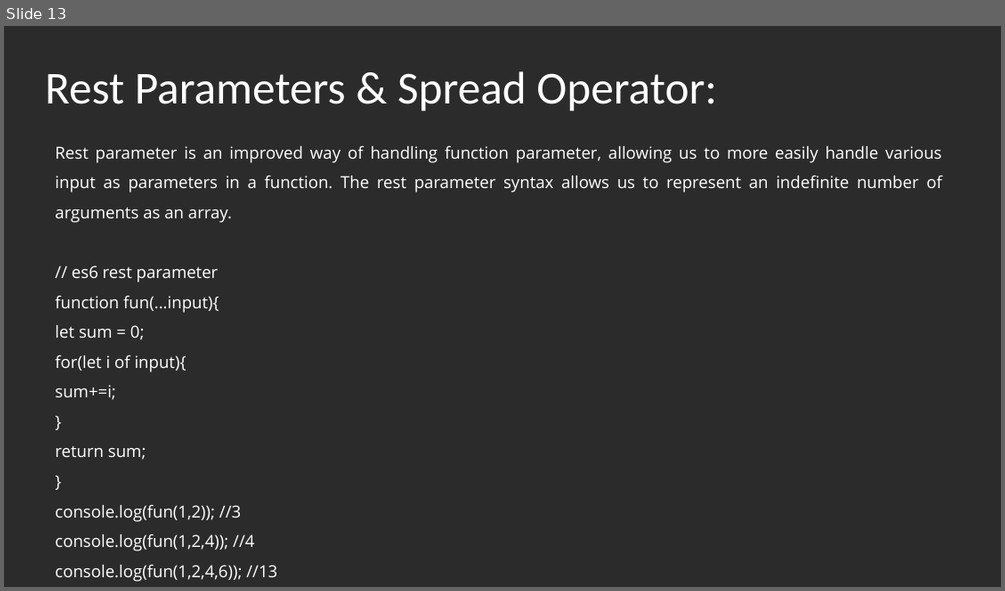
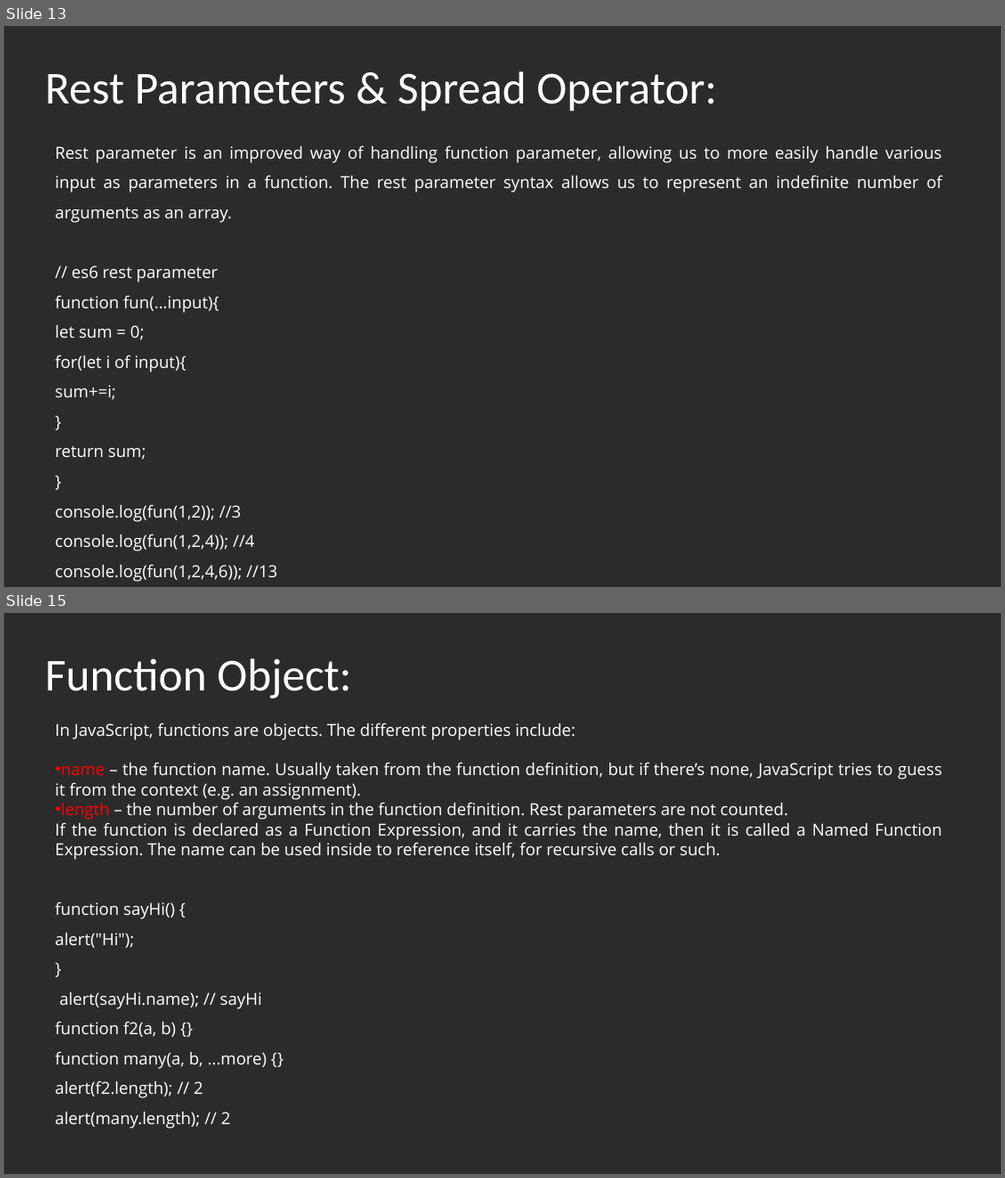
Before and after one commit to srinivasVelamala/HTML5AdvJSReact, a slide deck: AdvanceJSandTS/AdvJSandTS.pptx. Shown one above the other, each under a label of ours: slide 13 before the commit, slides 13 and 15 after it; the slides between them are not shown. The pictures are 1005x591 and 1005x1178 pixels, drawn with LibreOffice and Linux fonts; fonts in the diff are those of the drawing; background and template pictures are left out; a plain dark background stands for a picture behind light text. Boxes give left, top, right and bottom in pixels: in the first picture for what was removed or moved away, otherwise in the second. Text is boxed around its words. In the diff, an @@ line names an element or a change of style, - is before the commit and + after.

```diff
--- a/AdvanceJSandTS/AdvJSandTS.pptx
+++ b/AdvanceJSandTS/AdvJSandTS.pptx
@@ slide 15 added at bbox=[4, 613, 1001, 1174], background picture (left out) @@
@@ text added at bbox=[45, 658, 351, 698], 44 pt, text #FFFFFF @@
+Function Object:
@@ text added at bbox=[55, 722, 942, 1128], 16 pt, text #FFFFFF @@
+In JavaScript, functions are objects. The different properties include:
+• name – the function name. Usually taken from the function definition, but if there’s none, JavaScript tries to guess it from the context (e.g. an assignment).
+• length – the number of arguments in the function definition. Rest parameters are not counted.
+If the function is declared as a Function Expression, and it carries the name, then it is called a Named Function Expression. The name can be used inside to reference itself, for recursive calls or such.
+function sayHi() {
+alert("Hi");
+}
+alert(sayHi.name); // sayHi
+function f2(a, b) {}
+function many(a, b, ...more) {}
+alert(f2.length); // 2
+alert(many.length); // 2
```
Also in this commit, not shown: 3 slides changed, 1 other slide added, 6 other files.
